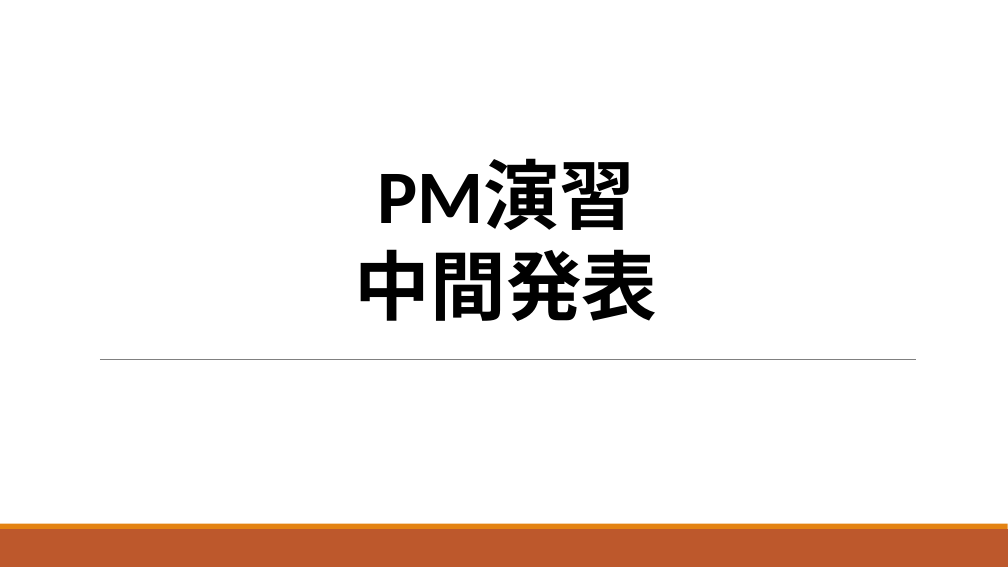
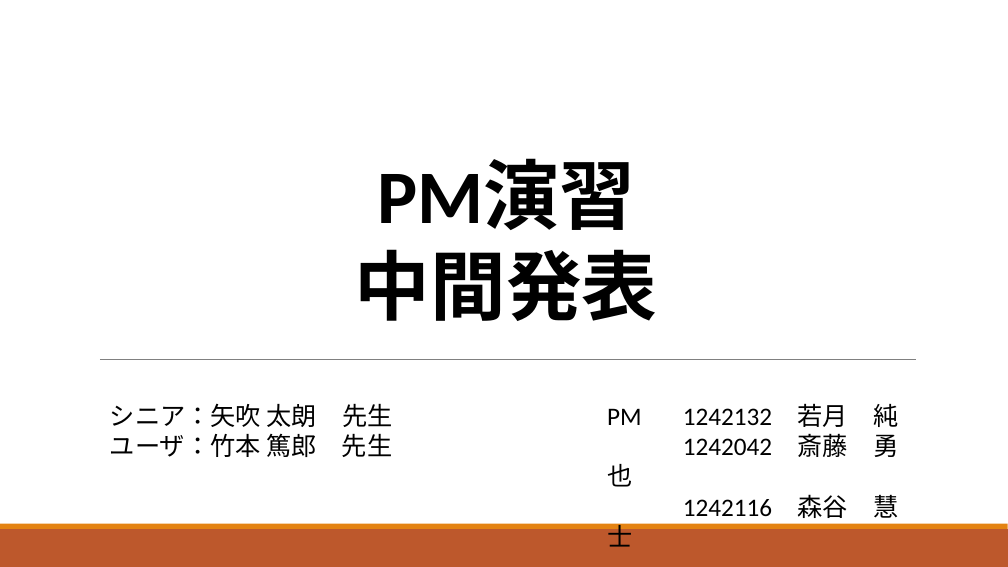
Before and after one commit to shimoda-a/pmpractice, a slide deck: slide 1 of yabuki-a/PM演習矢吹a/PM演習_中間報告_矢吹研A班.pptx. Drawn at 1008x567 pixels with LibreOffice and Linux fonts; fonts in the diff are those of the drawing. Boxes give left, top, right and bottom in pixels: in the first picture for what was removed or moved away, otherwise in the second. Text is boxed around its words. In the diff, an @@ line names an element or a change of style, - is before the commit and + after.

```diff
--- a/yabuki-a/PM演習矢吹a/PM演習_中間報告_矢吹研A班.pptx
+++ b/yabuki-a/PM演習矢吹a/PM演習_中間報告_矢吹研A班.pptx
@@ text added at <box>110,403,392,457</box>, 24 pt, text #000000 @@
+シニア：矢吹 太朗 先生
+ユーザ：竹本 篤郎 先生
@@ text added at <box>607,403,898,518</box>, 24 pt, text #000000 @@
+PM 1242132 若月 純
+1242042 斎藤 勇也
+1242116 森谷 慧士
```
Also in this commit, not shown: 10 other slides changed, 2 slides added, 1 slide removed, 2 other files.
